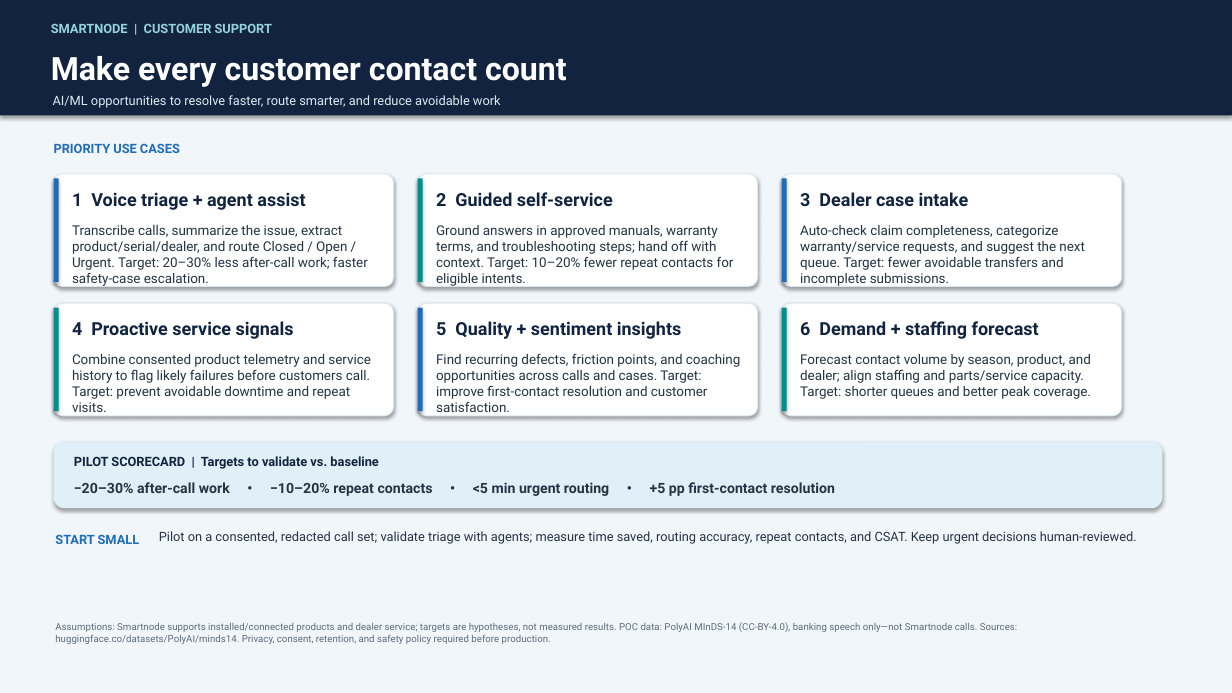
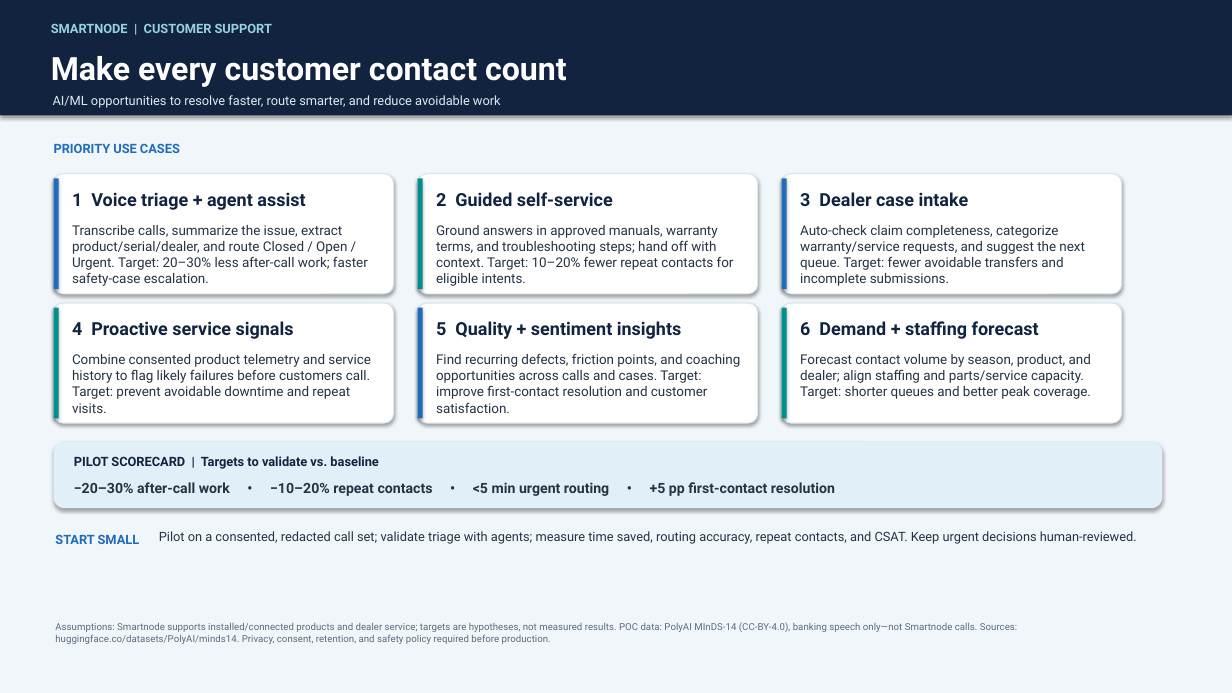
Before and after one commit to giftzeeonline-bot/taj, a slide deck: slide 1 of Smartnode_customer_support_use_cases.pptx. Drawn at 1232x693 pixels with LibreOffice and Linux fonts; fonts in the diff are those of the drawing. Boxes give left, top, right and bottom in pixels: in the first picture for what was removed or moved away, otherwise in the second. Text is boxed around its words. In the diff, an @@ line names an element or a change of style, - is before the commit and + after.

```diff
--- a/Smartnode_customer_support_use_cases.pptx
+++ b/Smartnode_customer_support_use_cases.pptx
@@ rounded rectangle: place and size @@
-rounded rectangle at box(54, 174, 394, 287)
+rounded rectangle at box(54, 174, 394, 294)
@@ rectangle: place and size @@
-rectangle at box(54, 178, 59, 282)
+rectangle at box(54, 178, 59, 289)
@@ rounded rectangle: place and size @@
-rounded rectangle at box(418, 174, 758, 287)
+rounded rectangle at box(418, 174, 758, 294)
@@ rectangle: place and size @@
-rectangle at box(418, 178, 423, 282)
+rectangle at box(418, 178, 423, 289)
@@ rounded rectangle: place and size @@
-rounded rectangle at box(782, 174, 1122, 287)
+rounded rectangle at box(782, 174, 1122, 294)
@@ rectangle: place and size @@
-rectangle at box(782, 178, 787, 282)
+rectangle at box(782, 178, 787, 289)
@@ rounded rectangle: place and size @@
-rounded rectangle at box(54, 303, 394, 416)
+rounded rectangle at box(54, 303, 394, 423)
@@ rectangle: place and size @@
-rectangle at box(54, 308, 59, 411)
+rectangle at box(54, 308, 59, 419)
@@ rounded rectangle: place and size @@
-rounded rectangle at box(418, 303, 758, 416)
+rounded rectangle at box(418, 303, 758, 423)
@@ rectangle: place and size @@
-rectangle at box(418, 308, 423, 411)
+rectangle at box(418, 308, 423, 419)
@@ rounded rectangle: place and size @@
-rounded rectangle at box(782, 303, 1122, 416)
+rounded rectangle at box(782, 303, 1122, 423)
@@ rectangle: place and size @@
-rectangle at box(782, 308, 787, 411)
+rectangle at box(782, 308, 787, 419)
@@ text "Combine consented product telemetry and ..." rewrapped from box(72, 354, 371, 417) to box(72, 354, 371, 413) @@
@@ text "Find recurring defects, friction points, ..." rewrapped from box(436, 353, 740, 417) to box(436, 353, 740, 413) @@
```
Also in this commit, not shown: 1 other file.
